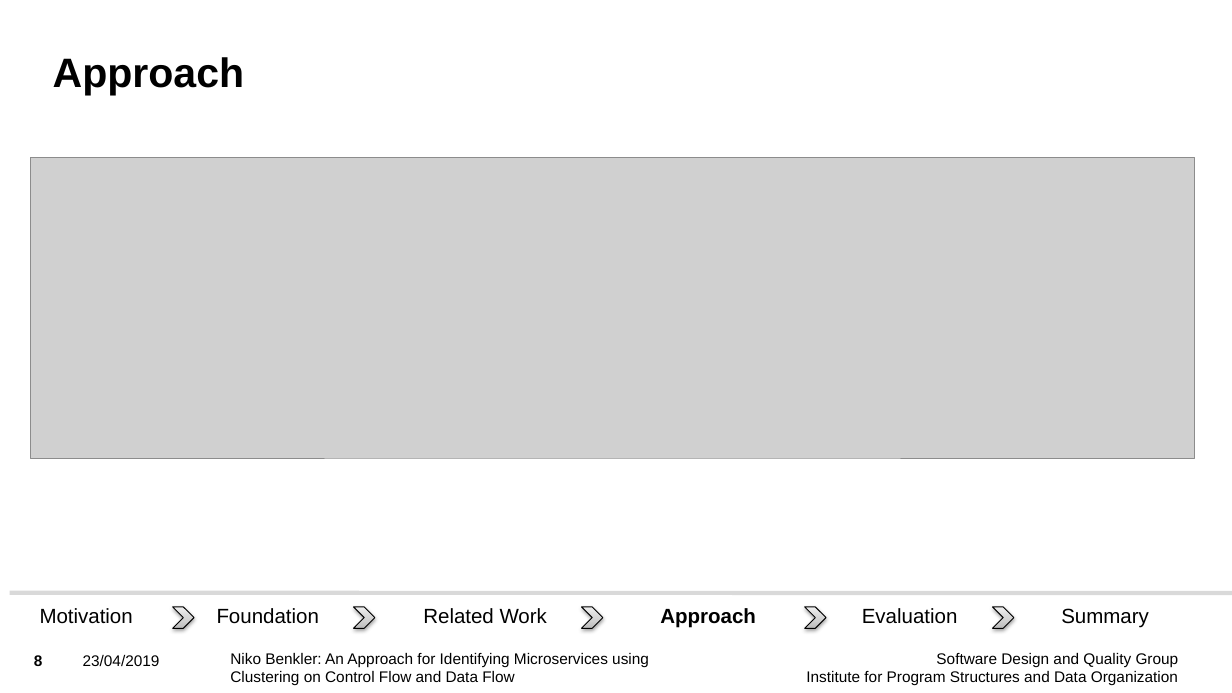
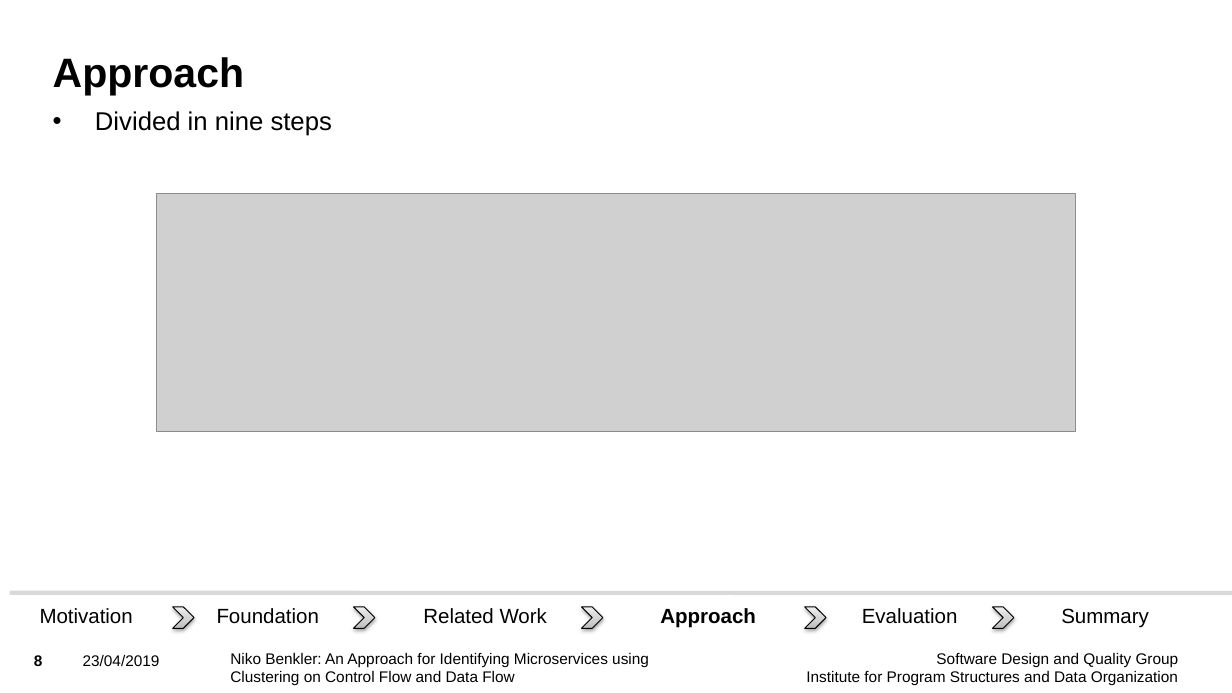
Before and after one commit to Benkler/BA, a slide deck: slide 8 of Vortrag/BA_Niko_Benkler_Presentation.pptx. Drawn at 1232x693 pixels with LibreOffice and Linux fonts; fonts in the diff are those of the drawing; grey boxes stand for pictures; background and template pictures are left out. Boxes give left, top, right and bottom in pixels: in the first picture for what was removed or moved away, otherwise in the second. Text is boxed around its words. In the diff, an @@ line names an element or a change of style, - is before the commit and + after.

```diff
--- a/Vortrag/BA_Niko_Benkler_Presentation.pptx
+++ b/Vortrag/BA_Niko_Benkler_Presentation.pptx
@@ text added at [95, 111, 332, 136], 20 pt, text #000000 @@
+• Divided in nine steps
@@ picture: place and size @@
-picture at [30, 157, 1195, 457]
+picture at [156, 194, 1076, 432]
```
Also in this commit, not shown: 16 other slides changed, 3 slides removed, 8 other files.
